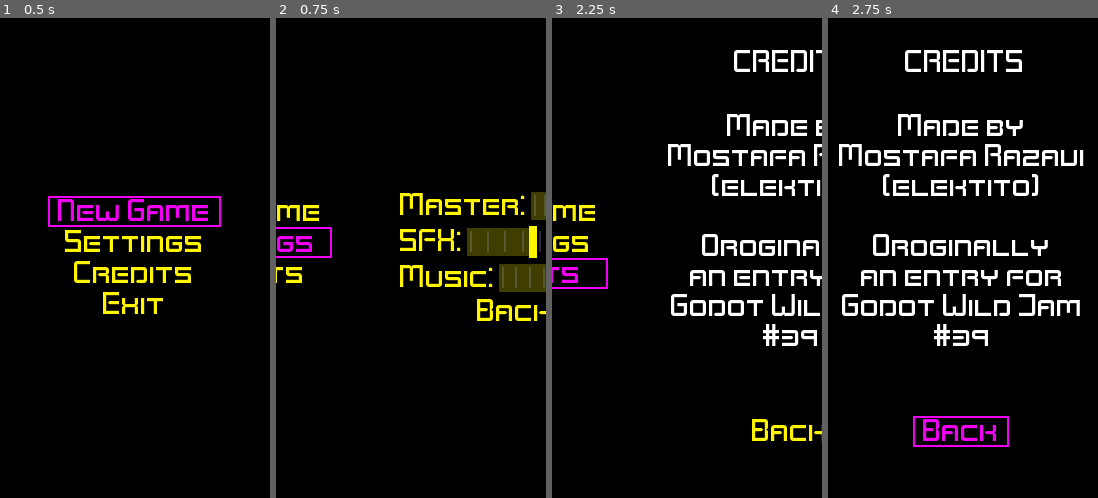
Above: before the commit, frames 1-4 (left to right).
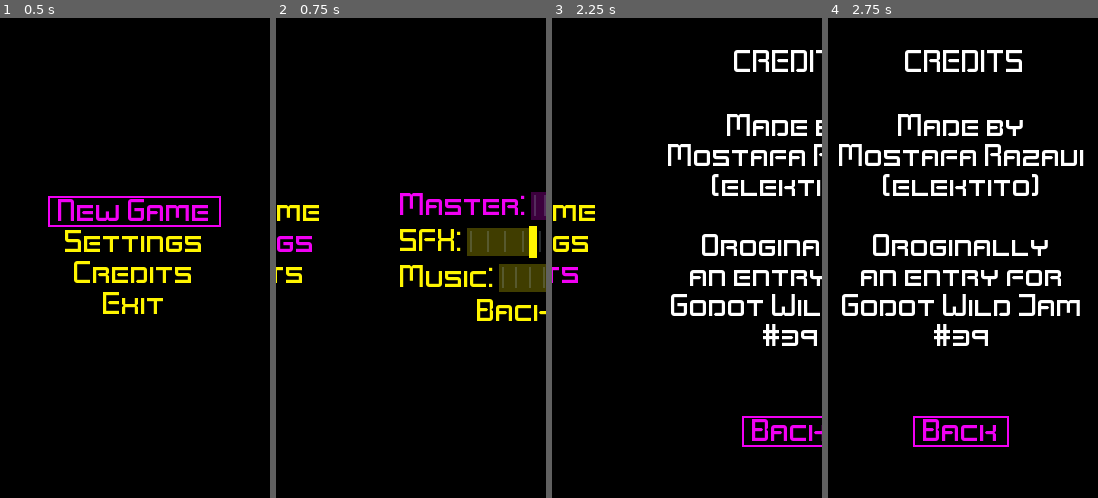
Above: after the commit, the same moments.

Repository: elektito/reverse-streak
Game: Godot game, scene res://MainMenu.tscn
The game is run twice, just before and just after one commit, with the same random seed, the same clock (stepped at 60 frames per second) and the same inputs.
Inputs:
- Up to frame 1 (0.5 s): no input
- Up to frame 2 (0.75 s): click "Settings" at 0.5 s
- Up to frame 3 (2.25 s): click "Back" at 1.25 s; click "Credits" at 2 s
- Up to frame 4 (2.75 s): no input

Frame 1 is identical in both runs. In frame 2, 1.5% of the frame differs, in the area x 0-100%, y 36-50%; in frame 3, 1.1%; in frame 4, nothing differs.

Commit message:
Refactor menu transition code

Diff:
--- a/MenuScreen.gd
+++ b/MenuScreen.gd
@@ -2,6 +2,8 @@
 
 signal button_clicked(name)
 signal slider_value_changed(name, value)
+
+enum TransitionDirection { LEFT, RIGHT }
 
 var transition_time := 0.3
 var scrw = ProjectSettings.get('display/window/size/width')
@@ -166,23 +168,13 @@
 		return
 	if desc['type'] == 'submenu':
 		var submenu = btn.get_meta('menu_container')
-		menu_disabled = true
-		$transition_tween.interpolate_property(current_menu, "rect_position:x", current_menu.rect_position.x, current_menu.rect_position.x - scrw, transition_time, Tween.TRANS_LINEAR, Tween.EASE_IN)
-		$transition_tween.interpolate_property(submenu, "rect_position:x", submenu.rect_position.x, submenu.rect_position.x - scrw, transition_time, Tween.TRANS_LINEAR, Tween.EASE_IN)
-		$transition_tween.start()
-		yield($transition_tween, "tween_all_completed")
-		menu_disabled = false
+		transition(TransitionDirection.RIGHT, submenu)
 		current_menu.set_meta('last_focus', get_focus_owner())
 		current_menu = submenu
 		current_menu.get_meta('first').grab_focus()
 	elif desc['type'] == 'scene':
 		var subscene = btn.get_meta('subscene')
-		menu_disabled = true
-		$transition_tween.interpolate_property(current_menu, "rect_position:x", current_menu.rect_position.x, current_menu.rect_position.x - scrw, transition_time, Tween.TRANS_LINEAR, Tween.EASE_IN)
-		$transition_tween.interpolate_property(subscene, "rect_position:x", subscene.rect_position.x, subscene.rect_position.x - scrw, transition_time, Tween.TRANS_LINEAR, Tween.EASE_IN)
-		$transition_tween.start()
-		yield($transition_tween, "tween_all_completed")
-		menu_disabled = false
+		transition(TransitionDirection.RIGHT, subscene)
 		current_menu.set_meta('last_focus', get_focus_owner())
 		current_menu = subscene
 		if subscene.first_focus:
@@ -220,14 +212,26 @@
 		last_focus.grab_focus()
 	else:
 		parent_menu.get_meta('first').grab_focus()
+	transition(TransitionDirection.LEFT, parent_menu)
+	current_menu = parent_menu
+	return true
+
+
+func transition(direction: int, other_menu):
+	var current_menu_target_x: float
+	var other_menu_target_x: float
+	if direction == TransitionDirection.LEFT:
+		current_menu_target_x = current_menu.rect_position.x + scrw
+		other_menu_target_x = other_menu.rect_position.x + scrw
+	else:
+		current_menu_target_x = current_menu.rect_position.x - scrw
+		other_menu_target_x = other_menu.rect_position.x - scrw
 	menu_disabled = true
-	$transition_tween.interpolate_property(current_menu, "rect_position:x", current_menu.rect_position.x, current_menu.rect_position.x + scrw, transition_time, Tween.TRANS_LINEAR, Tween.EASE_IN)
-	$transition_tween.interpolate_property(parent_menu, "rect_position:x", parent_menu.rect_position.x, parent_menu.rect_position.x + scrw, transition_time, Tween.TRANS_LINEAR, Tween.EASE_IN)
+	$transition_tween.interpolate_property(current_menu, "rect_position:x", null, current_menu_target_x, transition_time, Tween.TRANS_LINEAR, Tween.EASE_IN)
+	$transition_tween.interpolate_property(other_menu, "rect_position:x", null, other_menu_target_x, transition_time, Tween.TRANS_LINEAR, Tween.EASE_IN)
 	$transition_tween.start()
 	yield($transition_tween, "tween_all_completed")
 	menu_disabled = false
-	current_menu = parent_menu
-	return true
 
 
 func _on_item_focus_entered():
